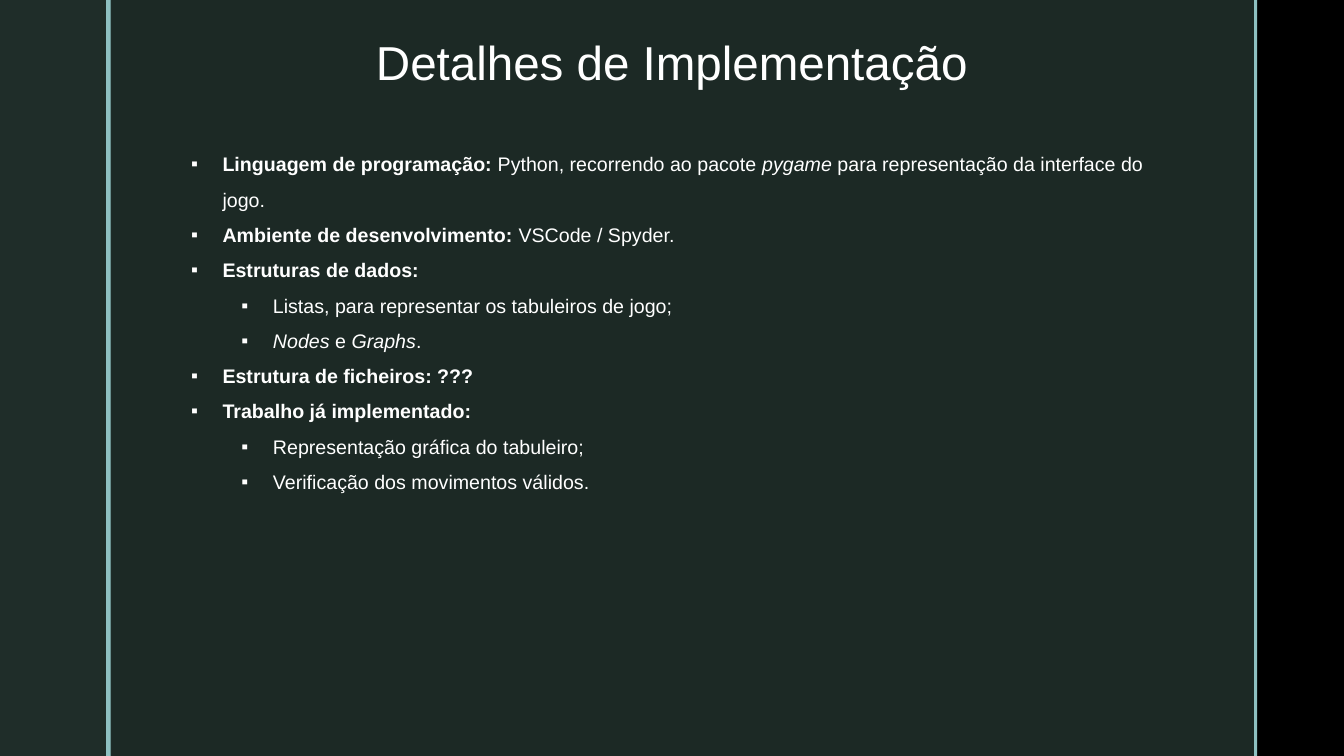
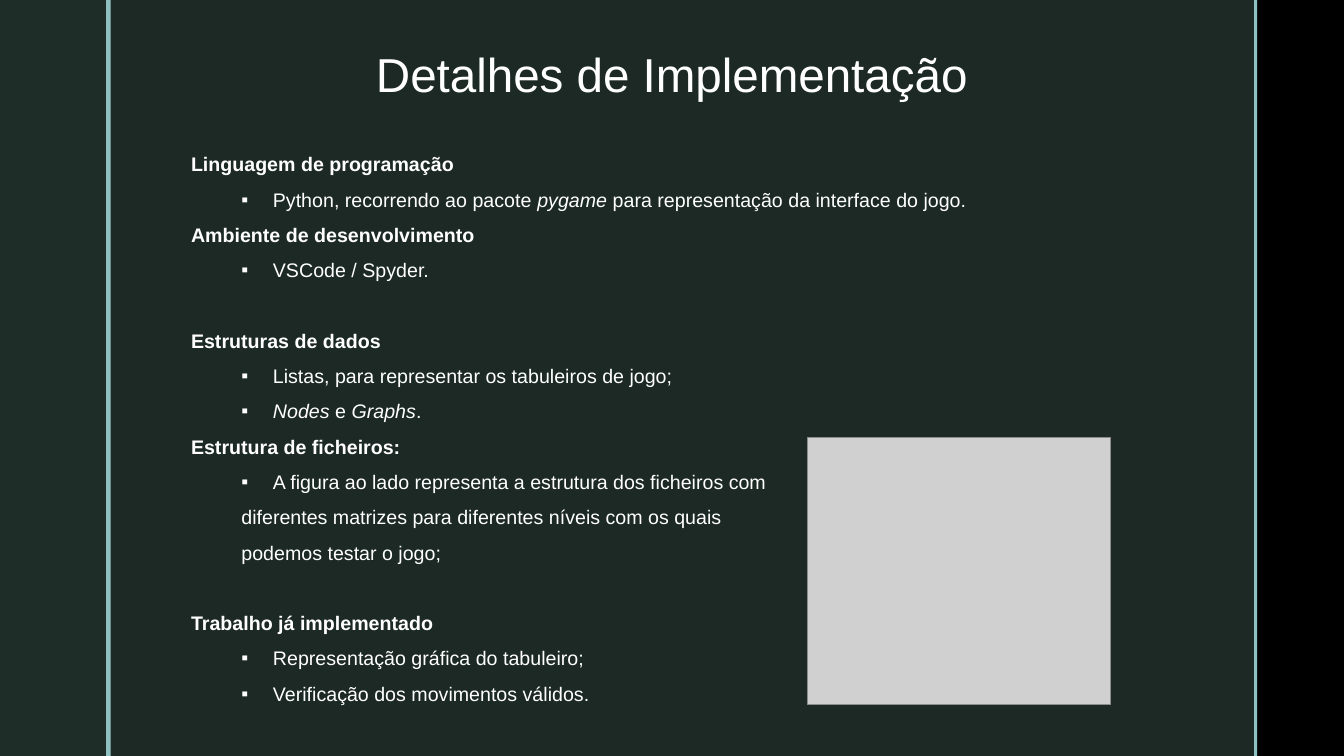
Before and after one commit to pedrovponte/IART-g39, a slide deck: slide 6 of docs/presentation.pptx. Drawn at 1344x756 pixels with LibreOffice and Linux fonts; fonts in the diff are those of the drawing; grey boxes stand for pictures; background and template pictures are left out. Boxes give left, top, right and bottom in pixels: in the first picture for what was removed or moved away, otherwise in the second. Text is boxed around its words. In the diff, an @@ line names an element or a change of style, - is before the commit and + after.

```diff
--- a/docs/presentation.pptx
+++ b/docs/presentation.pptx
@@ title "Detalhes de Implementação": place and size @@
-title "Detalhes de Implementação" at bbox=[376, 45, 968, 89]
+title "Detalhes de Implementação" at bbox=[376, 57, 968, 101]
@@ text at bbox=[191, 156, 967, 348]: text changed @@
-▪ Linguagem de programação: Python, recorrendo ao pacote pygame para representação da interface do jogo.
-▪ Ambiente de desenvolvimento: VSCode / Spyder.
-▪ Estruturas de dados:
+Linguagem de programação
+  ▪ Python, recorrendo ao pacote pygame para representação da interface do jogo.
+Ambiente de desenvolvimento
+  ▪ VSCode / Spyder.
+Estruturas de dados
@@ text at bbox=[191, 439, 766, 634]: text changed; bold off @@
-▪ Estrutura de ficheiros: ???
-▪ Trabalho já implementado:
+Estrutura de ficheiros:
+  ▪ A figura ao lado representa a estrutura dos ficheiros com
+  diferentes matrizes para diferentes níveis com os quais
+  podemos testar o jogo;
+Trabalho já implementado
@@ picture added at bbox=[808, 438, 1111, 705] @@
```
Also in this commit, not shown: 5 other slides changed.
